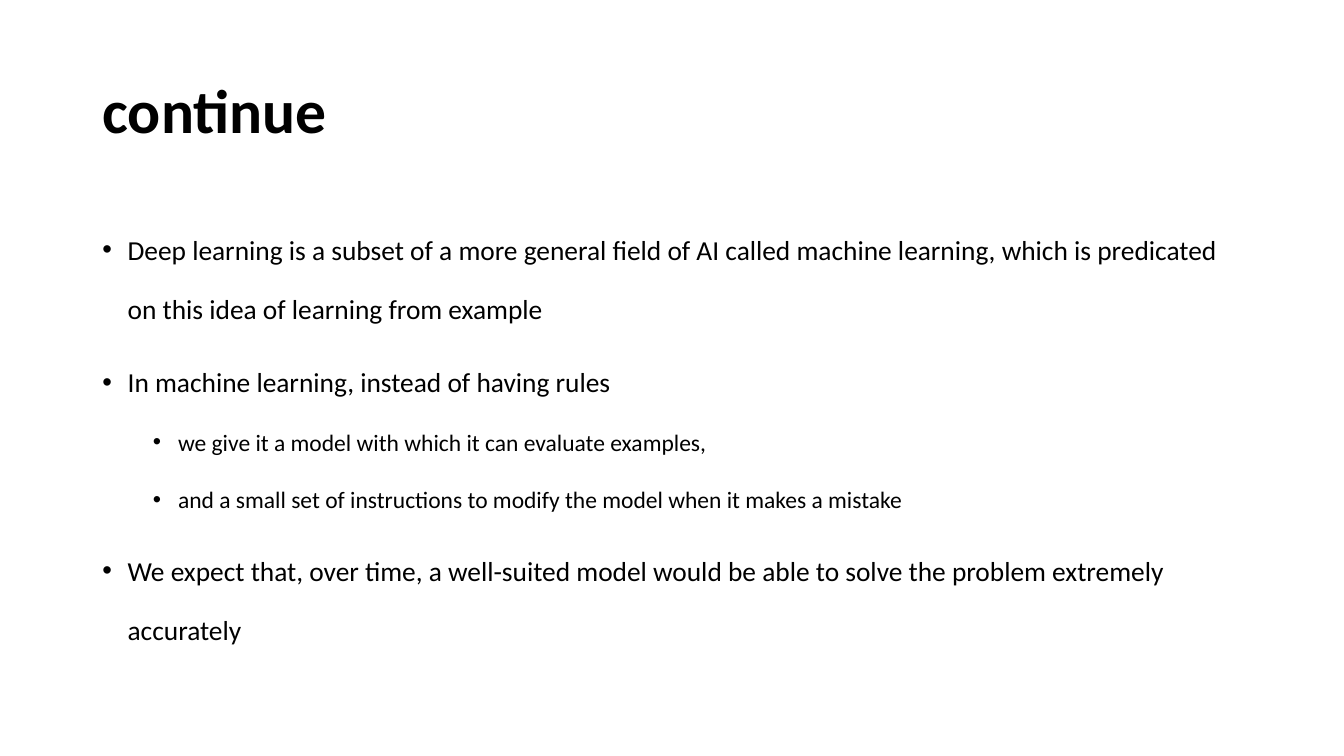
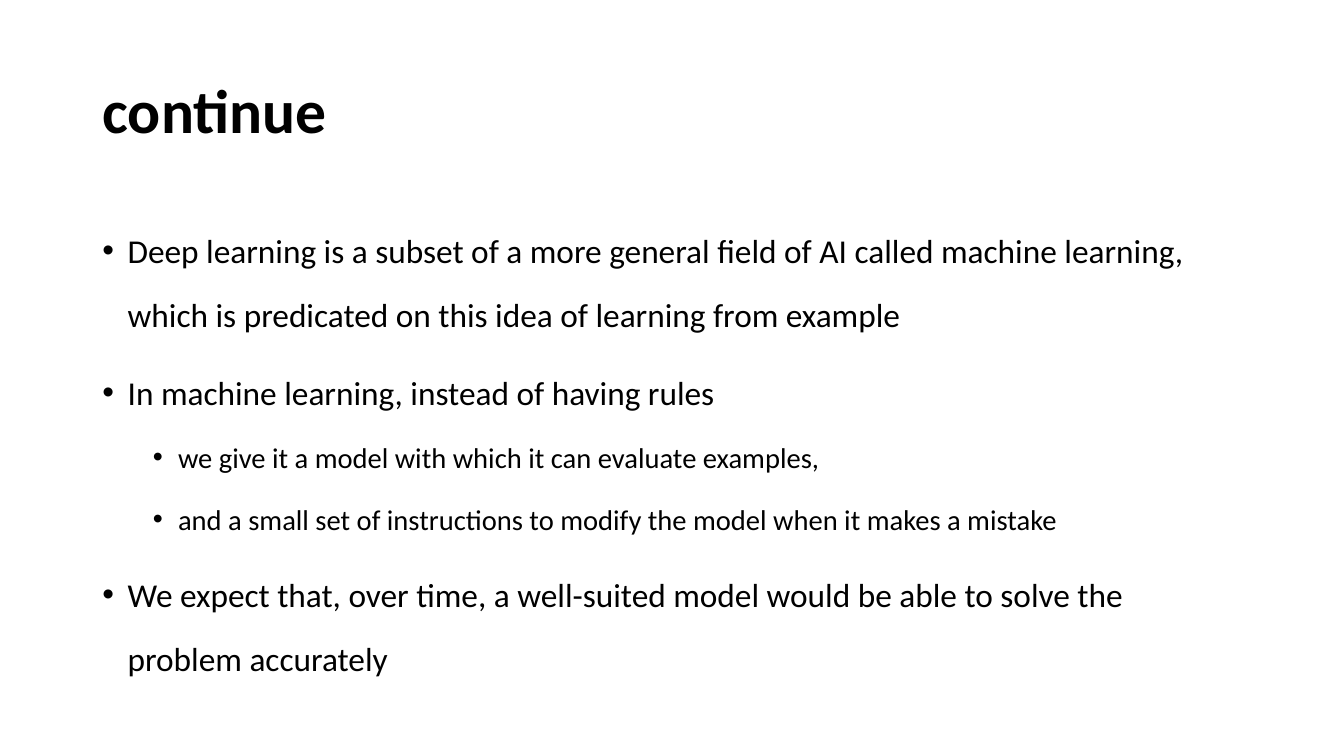
Before and after one commit to YeabinMoonEcon/BUS211, a slide deck: slide 26 of BUS243_NLP/lecture_notes/Lecture5.pptx (slide 24 before the commit). Drawn at 1344x756 pixels with LibreOffice and Linux fonts; fonts in the diff are those of the drawing. Boxes give left, top, right and bottom in pixels: in the first picture for what was removed or moved away, otherwise in the second. Text is boxed around its words. In the diff, an @@ line names an element or a change of style, - is before the commit and + after.

```diff
--- a/BUS243_NLP/lecture_notes/Lecture5.pptx
+++ b/BUS243_NLP/lecture_notes/Lecture5.pptx
@@ text at [128, 240, 1183, 535]: size 19.6 to 23.8 pt in "Deep learning is a subset of a ...", "In machine learning, instead of having rules"; size 16.8 to 20.4 pt in "we give it a model with which ...", "and a small set of instructions to ..."; line spacing 1.8 to 1.6 @@
@@ text at [128, 584, 1122, 677]: text changed; size 19.6 to 23.8 pt @@
-• We expect that, over time, a well-suited model would be able to solve the problem extremely accurately
+• We expect that, over time, a well-suited model would be able to solve the problem accurately
```
Also in this commit, not shown: 19 other slides changed, 3 slides added, 2 other files.
